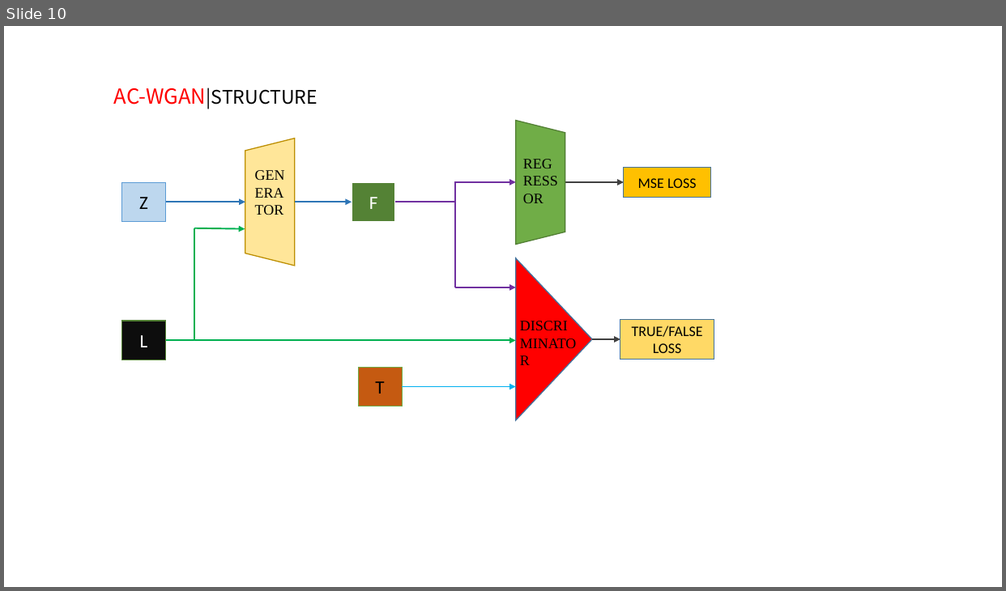
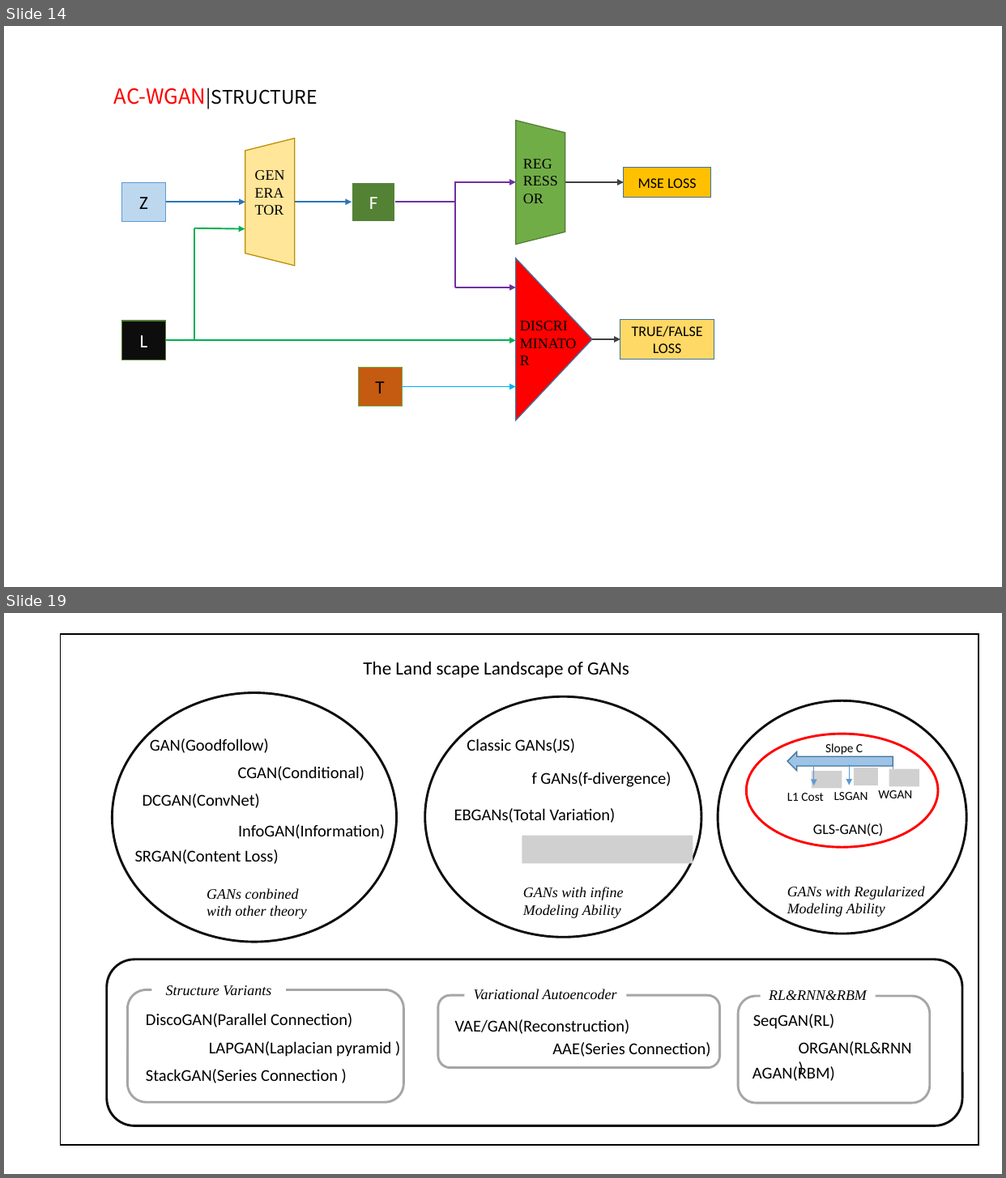
Before and after one commit to DreamPurchaseZnz/Picture, a slide deck: GANs_model.pptx. Shown one above the other, each under a label of ours: slide 10 before the commit, slides 14 and 19 after it; the slides between them are not shown. The pictures are 1006x591 and 1006x1178 pixels, drawn with LibreOffice and Linux fonts; fonts in the diff are those of the drawing; grey boxes stand for pictures. Boxes give left, top, right and bottom in pixels: in the first picture for what was removed or moved away, otherwise in the second. Text is boxed around its words. In the diff, an @@ line names an element or a change of style, - is before the commit and + after.

Commit message:
WGAN

```diff
--- a/GANs_model.pptx
+++ b/GANs_model.pptx
@@ slide 19 added at box(4, 613, 1002, 1174), background #FFFFFF @@
@@ group added at box(60, 635, 978, 1146): 28 texts, 4 pictures, 4 ellipses, 4 rounded rectangles, 3 arrows, 1 rectangle, 1 left arrow @@
+The Land scape Landscape of GANs
+GANs with Regularized Modeling Ability
+L1 Cost
+LSGAN
+WGAN
+Slope C
+GLS-GAN(C)
+GAN(Goodfollow)
+CGAN(Conditional)
+DCGAN(ConvNet)
+InfoGAN(Information)
+SRGAN(Content Loss)
+GANs conbined
+with other theory
+Classic GANs(JS)
+f GANs(f-divergence)
+EBGANs(Total Variation)
+GANs with infine Modeling Ability
+DiscoGAN(Parallel Connection)
+LAPGAN(Laplacian pyramid )
+StackGAN(Series Connection )
+VAE/GAN(Reconstruction)
+AAE(Series Connection)
+SeqGAN(RL)
+ORGAN(RL&RNN)
+AGAN(RBM)
+Structure Variants
+Variational Autoencoder
+RL&RNN&RBM
@@ what was slide 10 is now slide 14 @@
```
Also in this commit, not shown: 4 slides changed, 12 other slides added, 2 slides removed.
